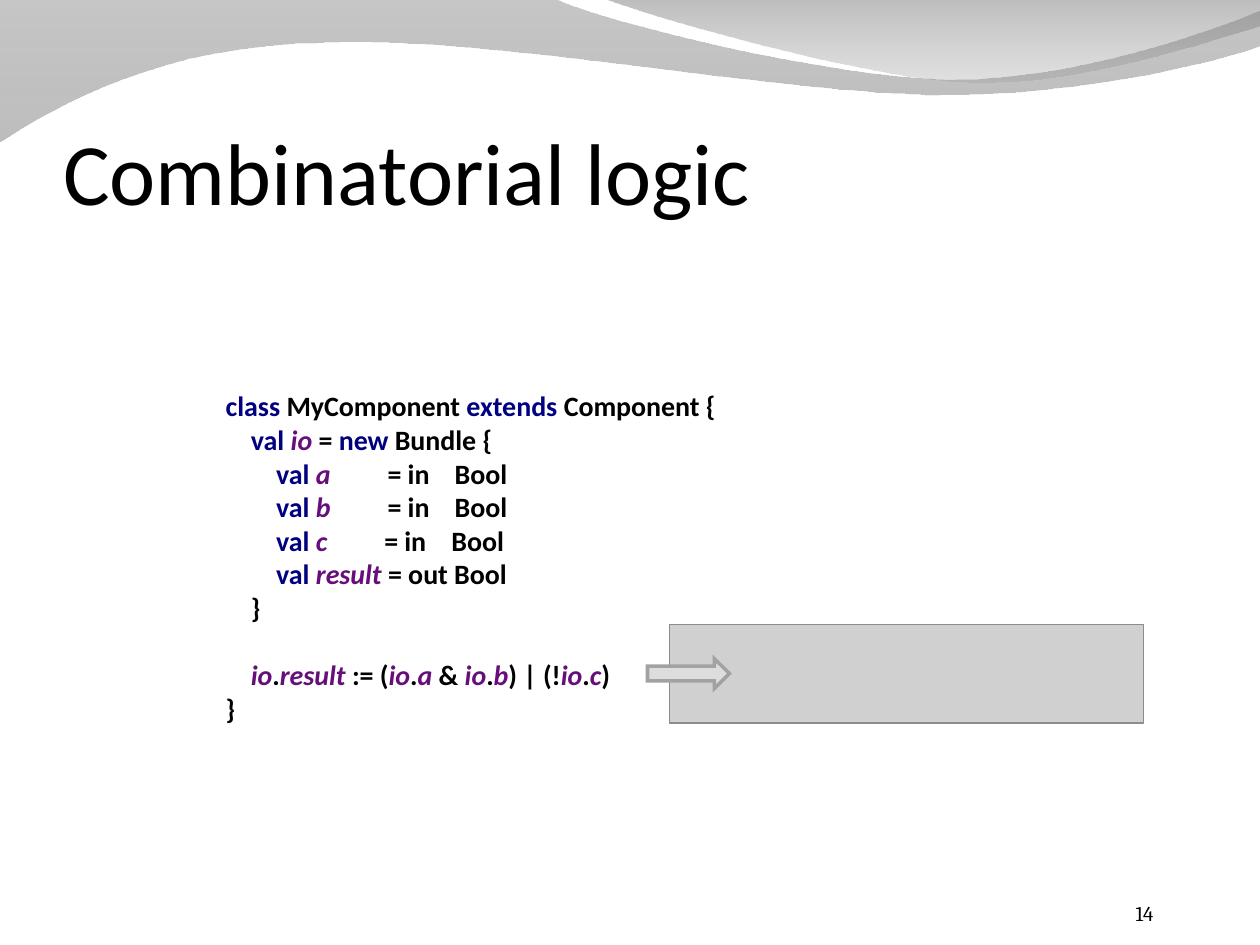
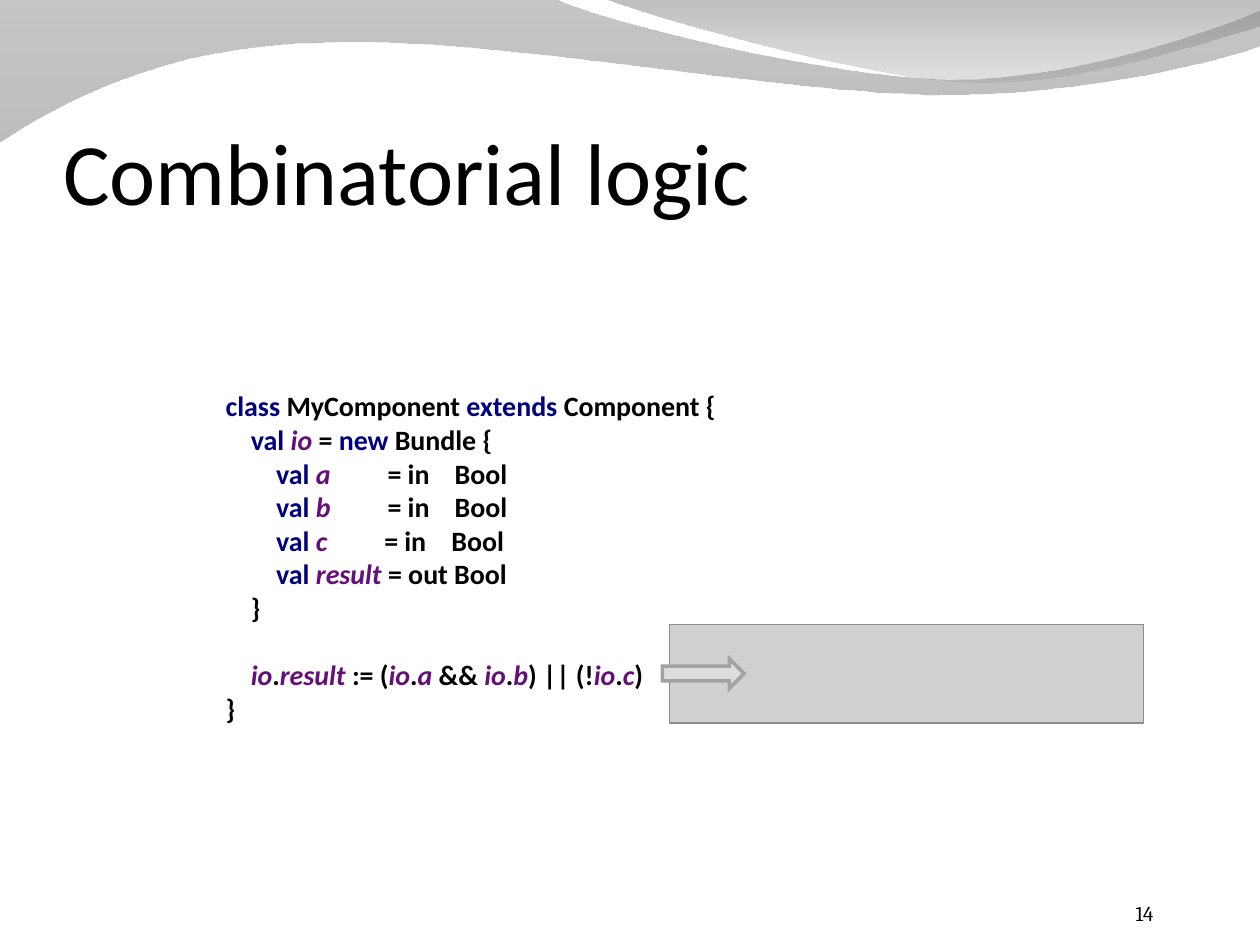
Before and after one commit to SpinalHDL/SpinalDoc, a slide deck: slide 14 of presentation/en/presentation_dsl.odp. Drawn at 1260x945 pixels with LibreOffice and Linux fonts; fonts in the diff are those of the drawing; grey boxes stand for pictures; background and template pictures are left out. Boxes give left, top, right and bottom in pixels: in the first picture for what was removed or moved away, otherwise in the second. Text is boxed around its words. In the diff, an @@ line names an element or a change of style, - is before the commit and + after.

```diff
--- a/presentation/en/presentation_dsl.odp
+++ b/presentation/en/presentation_dsl.odp
@@ text at <box>226,396,700,689</box>: text changed @@
-class MyComponent extends Component {
-val io = new Bundle {
-val a = in Bool
-val b = in Bool
-val c = in Bool
-val result = out Bool
-}
-io.result := (io.a & io.b) | (!io.c)
-}
+class MyComponent extends Component {
+val io = new Bundle {
+val a = in Bool
+val b = in Bool
+val c = in Bool
+val result = out Bool
+}
+io.result := (io.a && io.b) || (!io.c)
+}
@@ right arrow: place and size @@
-right arrow at <box>648,659,730,689</box>
+right arrow at <box>663,659,745,689</box>
```
Also in this commit, not shown: 6 other slides changed, 1 slide added, 13 slides removed, 1 other file.
